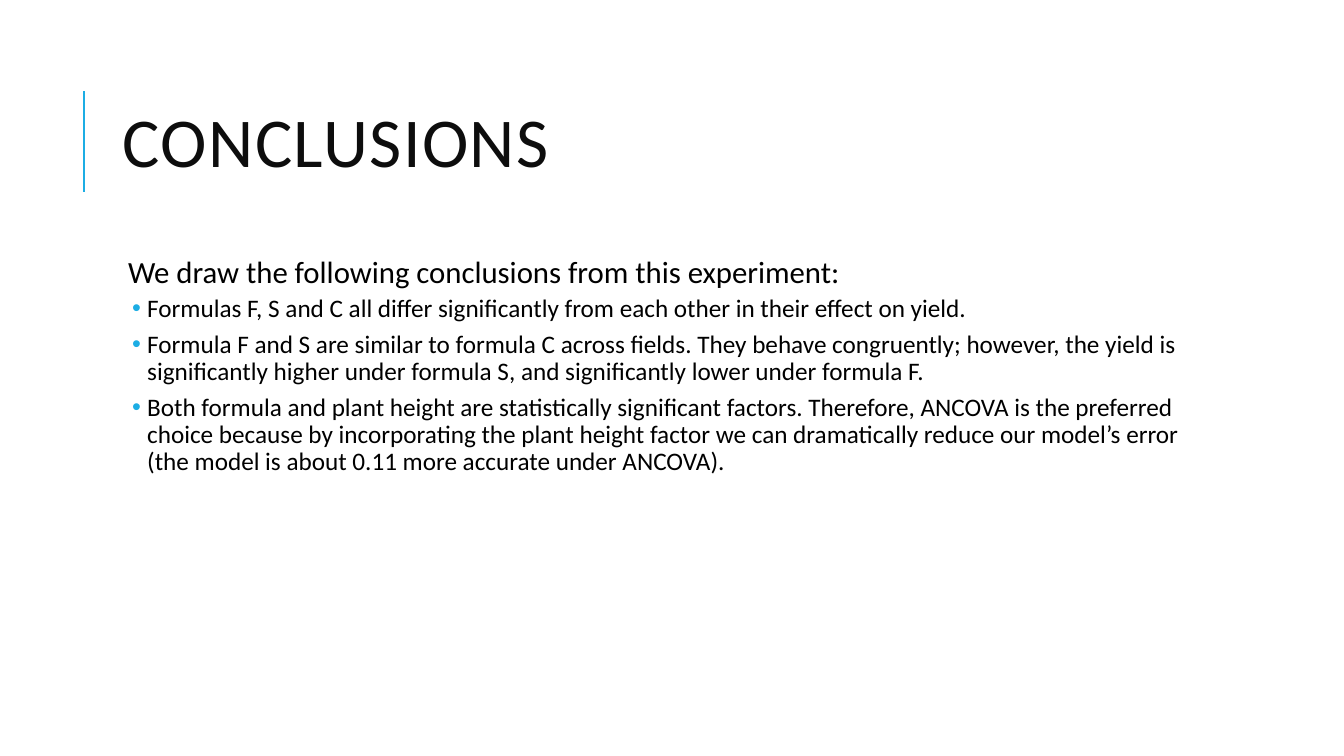
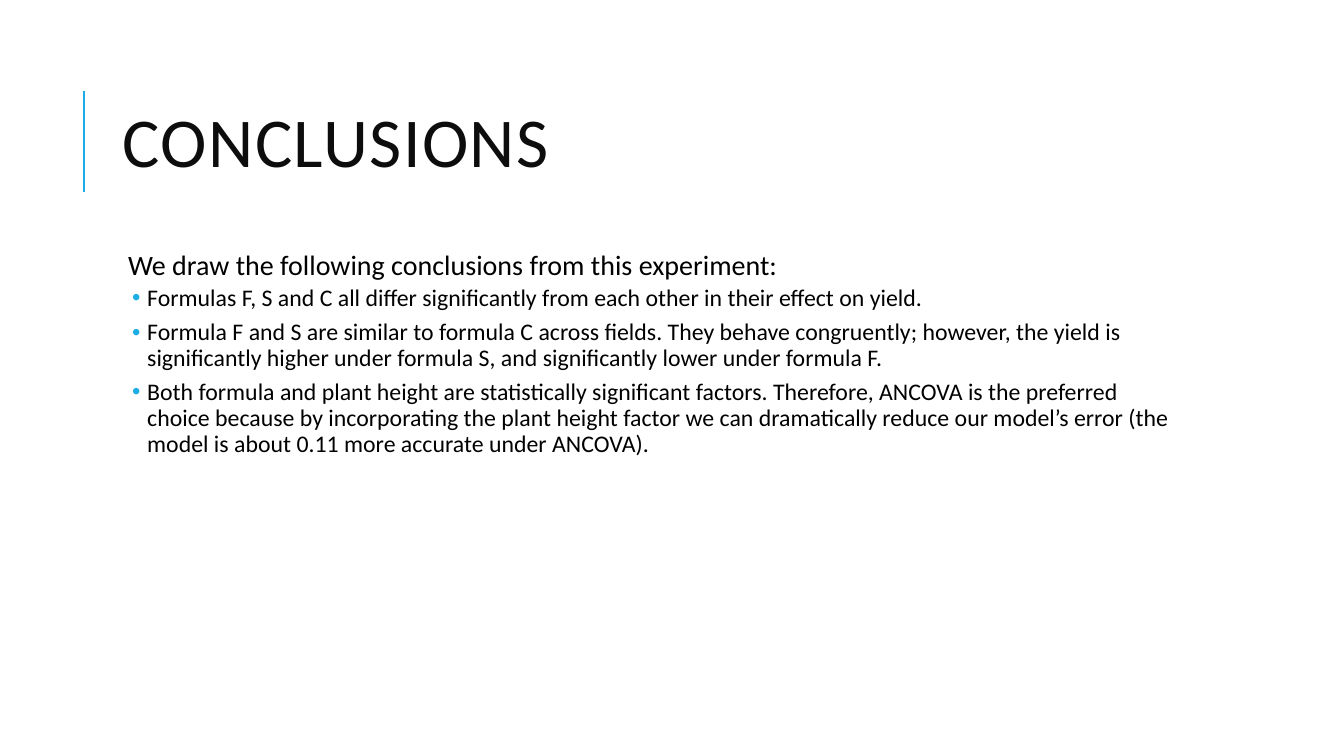
Before and after one commit to gwbachman/experimental_design_final_project, a slide deck: slide 8 of Experimental Design_DSCI_618_Final_Project.pptx. Drawn at 1344x756 pixels with LibreOffice and Linux fonts; fonts in the diff are those of the drawing. Boxes give left, top, right and bottom in pixels: in the first picture for what was removed or moved away, otherwise in the second. Text is boxed around its words. In the diff, an @@ line names an element or a change of style, - is before the commit and + after.

```diff
--- a/Experimental Design_DSCI_618_Final_Project.pptx
+++ b/Experimental Design_DSCI_618_Final_Project.pptx
@@ text "We draw the following conclusions ..." at [128, 255, 1168, 455]: size 22 to 20 pt in "We draw the following conclusions from this ..."; size 18 to 17 pt; line spacing 0.9 to 0.7 @@
```
Also in this commit, not shown: 1 other slide changed.
